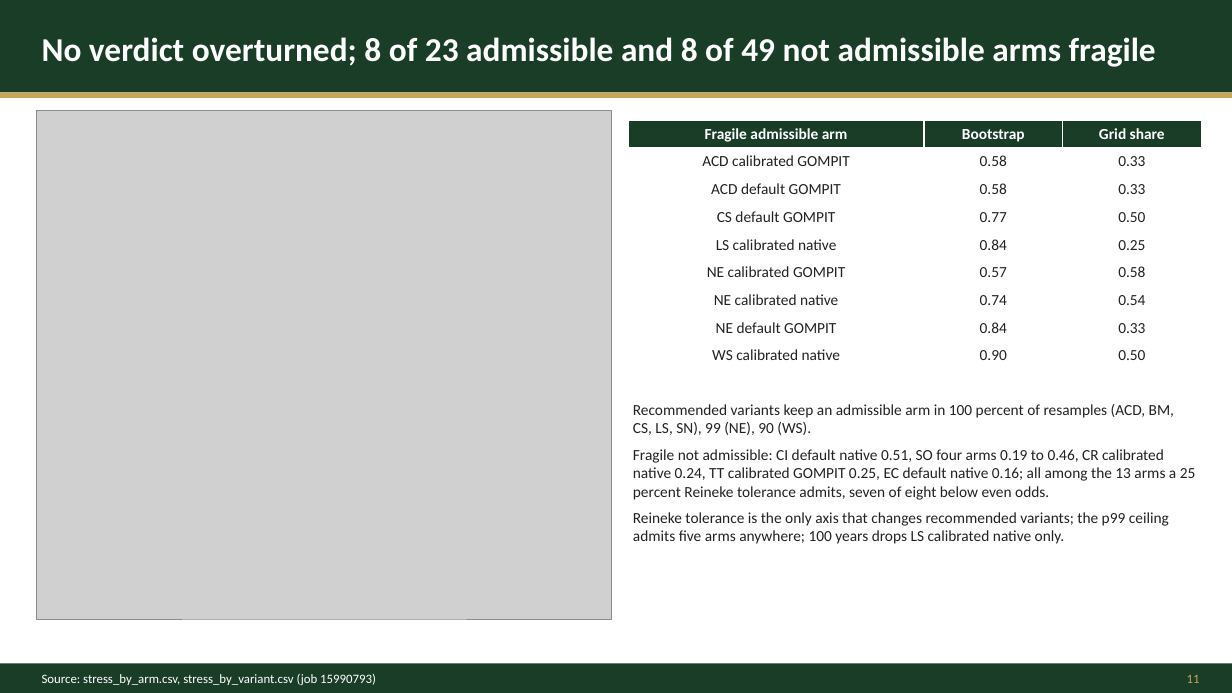
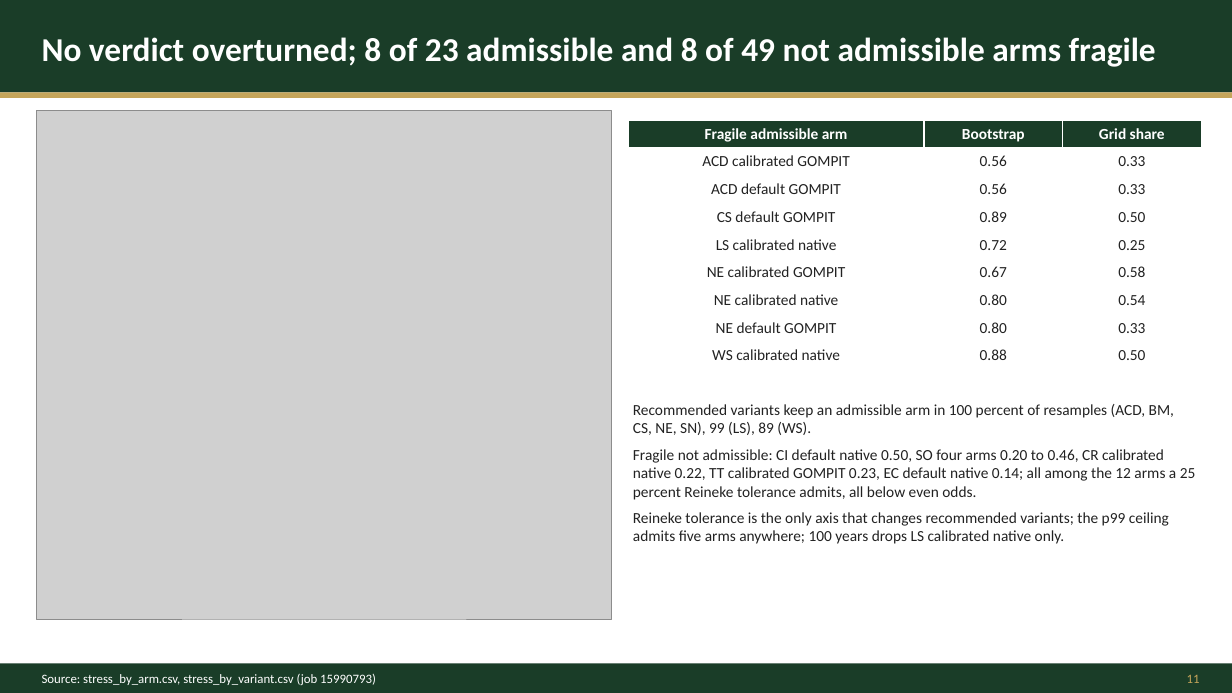
Before and after one commit to advanced-forestry-systems/fvs-modern, a slide deck: slide 11 of validation/bakuzis_stress_v2/release_20261029/deck/2026-10-29_fvs-modern-catalog-deck_DRAFT.pptx. Drawn at 1232x693 pixels with LibreOffice and Linux fonts; fonts in the diff are those of the drawing; grey boxes stand for pictures. Boxes give left, top, right and bottom in pixels: in the first picture for what was removed or moved away, otherwise in the second. Text is boxed around its words. In the diff, an @@ line names an element or a change of style, - is before the commit and + after.

```diff
--- a/validation/bakuzis_stress_v2/release_20261029/deck/2026-10-29_fvs-modern-catalog-deck_DRAFT.pptx
+++ b/validation/bakuzis_stress_v2/release_20261029/deck/2026-10-29_fvs-modern-catalog-deck_DRAFT.pptx
@@ table at (628, 120, 1202, 370) @@
-row 2, column 2: 0.58
+row 2, column 2: 0.56
-row 3, column 2: 0.58
+row 3, column 2: 0.56
-row 4, column 2: 0.77
+row 4, column 2: 0.89
-row 5, column 2: 0.84
+row 5, column 2: 0.72
-row 6, column 2: 0.57
+row 6, column 2: 0.67
-row 7, column 2: 0.74
+row 7, column 2: 0.80
-row 8, column 2: 0.84
+row 8, column 2: 0.80
-row 9, column 2: 0.90
+row 9, column 2: 0.88
@@ text at (633, 404, 1196, 500): text changed @@
-Recommended variants keep an admissible arm in 100 percent of resamples (ACD, BM, CS, LS, SN), 99 (NE), 90 (WS).
-Fragile not admissible: CI default native 0.51, SO four arms 0.19 to 0.46, CR calibrated native 0.24, TT calibrated GOMPIT 0.25, EC default native 0.16; all among the 13 arms a 25 percent Reineke tolerance admits, seven of eight below even odds.
+Recommended variants keep an admissible arm in 100 percent of resamples (ACD, BM, CS, NE, SN), 99 (LS), 89 (WS).
+Fragile not admissible: CI default native 0.50, SO four arms 0.20 to 0.46, CR calibrated native 0.22, TT calibrated GOMPIT 0.23, EC default native 0.14; all among the 12 arms a 25 percent Reineke tolerance admits, all below even odds.
```
Also in this commit, not shown: 10 other slides changed, 40 other files.
